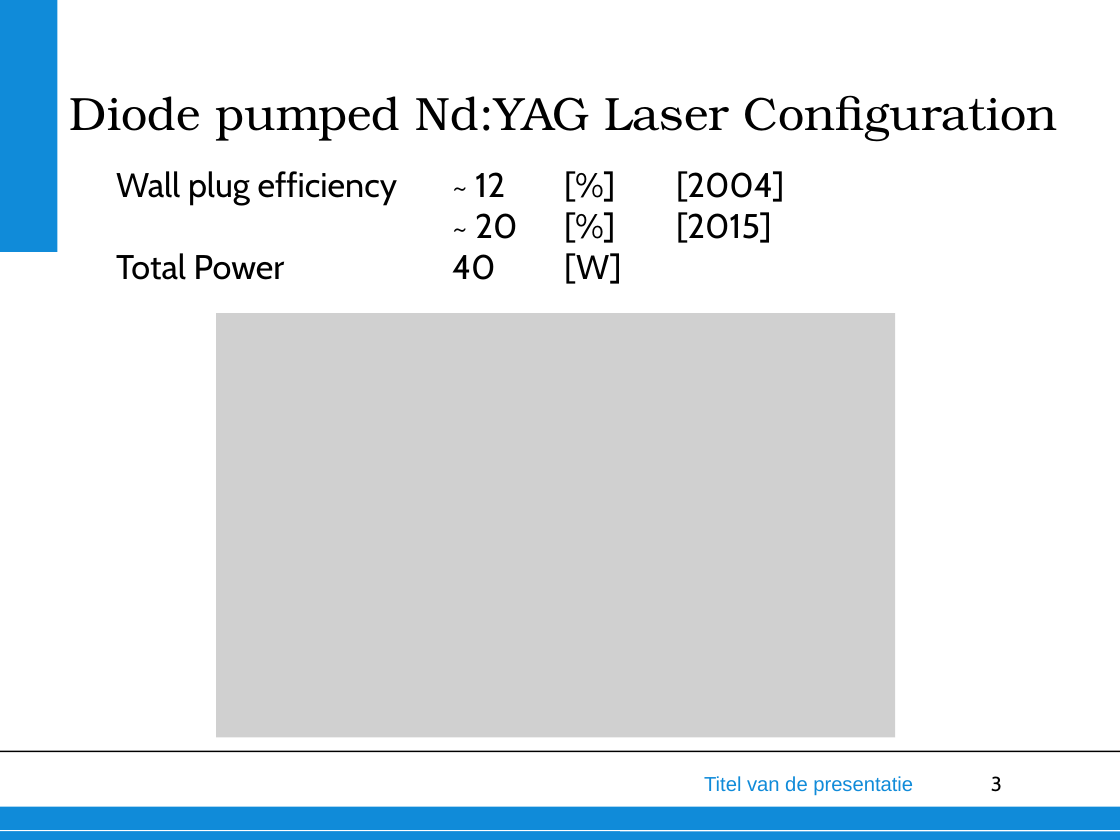
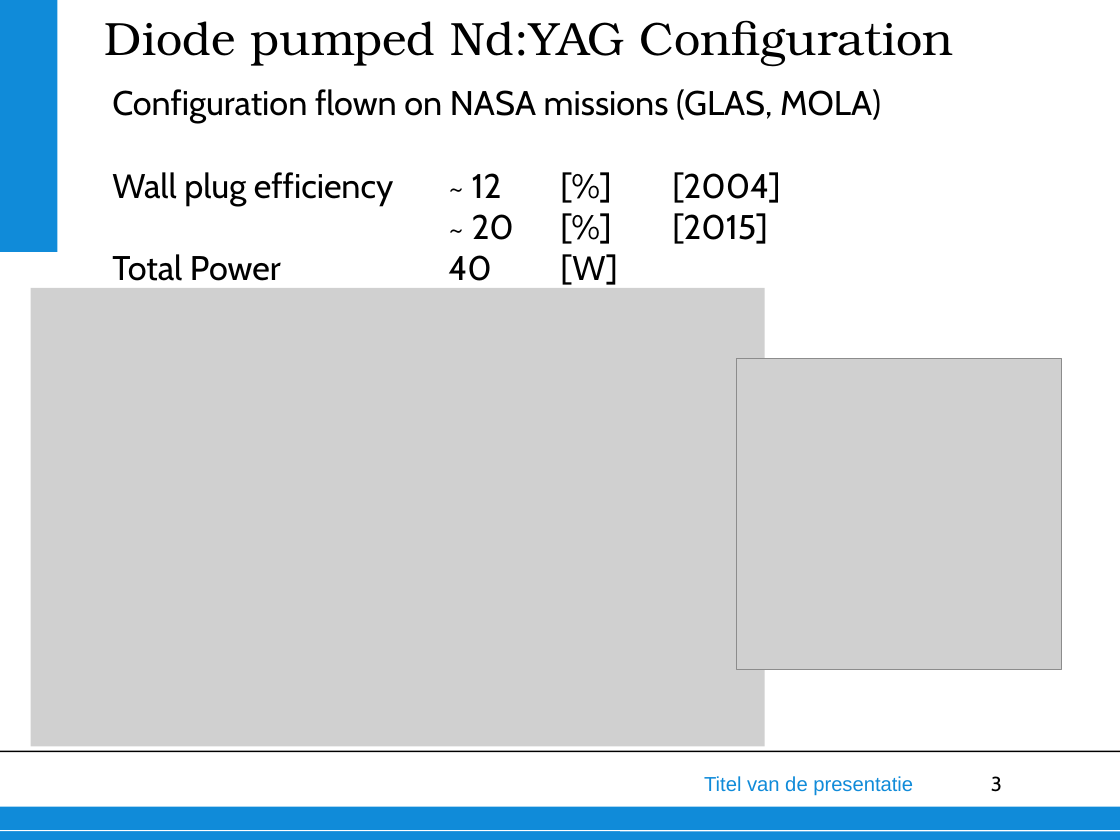
Before and after one commit to thewisenerd/laser-swarm, a slide deck: slide 3 of finalPresentation/subsections/laser_v1.1.ppt. Drawn at 1120x840 pixels with LibreOffice and Linux fonts; fonts in the diff are those of the drawing; grey boxes stand for pictures; background and template pictures are left out. Boxes give left, top, right and bottom in pixels: in the first picture for what was removed or moved away, otherwise in the second. Text is boxed around its words. In the diff, an @@ line names an element or a change of style, - is before the commit and + after.

```diff
--- a/finalPresentation/subsections/laser_v1.1.ppt
+++ b/finalPresentation/subsections/laser_v1.1.ppt
@@ title at box(105, 20, 953, 66): text changed @@
-Diode pumped Nd:YAG Laser Configuration
+Diode pumped Nd:YAG Configuration
@@ text "Configuration flown on NASA missions ...": place and size @@
-text "Configuration flown on NASA missions ..." at box(116, 171, 621, 284)
+text "Configuration flown on NASA missions ..." at box(112, 89, 881, 285)
@@ text at box(112, 89, 881, 124): paragraph added @@
+Configuration flown on NASA missions (GLAS, MOLA)
@@ picture: place and size @@
-picture at box(216, 314, 895, 738)
+picture at box(30, 288, 764, 746)
@@ picture added at box(736, 358, 1061, 670) @@
```
Also in this commit, not shown: 1 other slide changed, 1 slide added.
